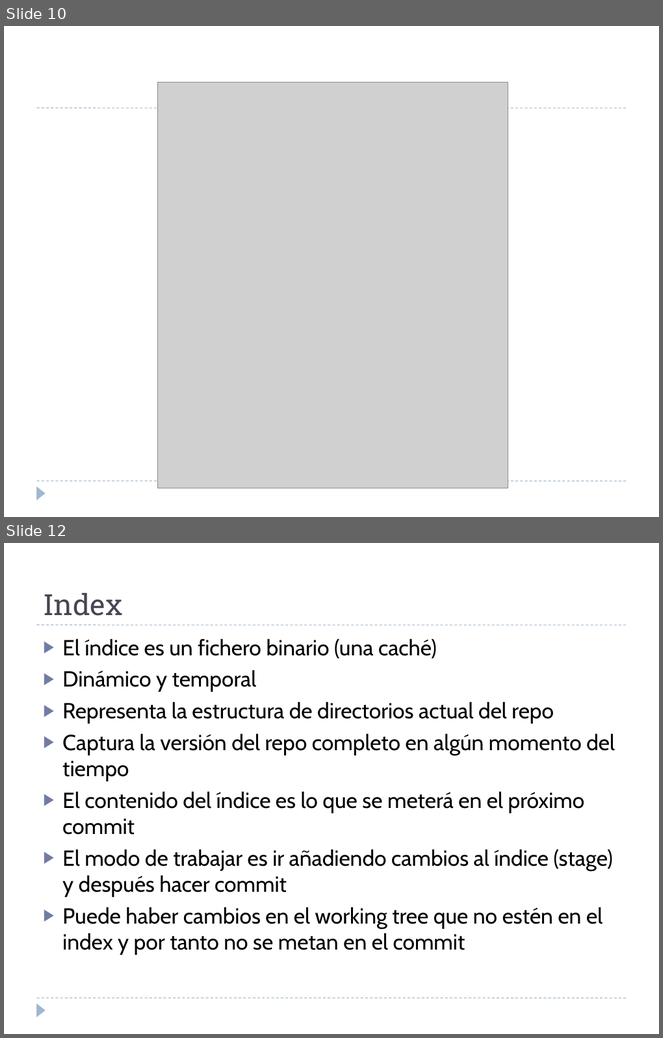
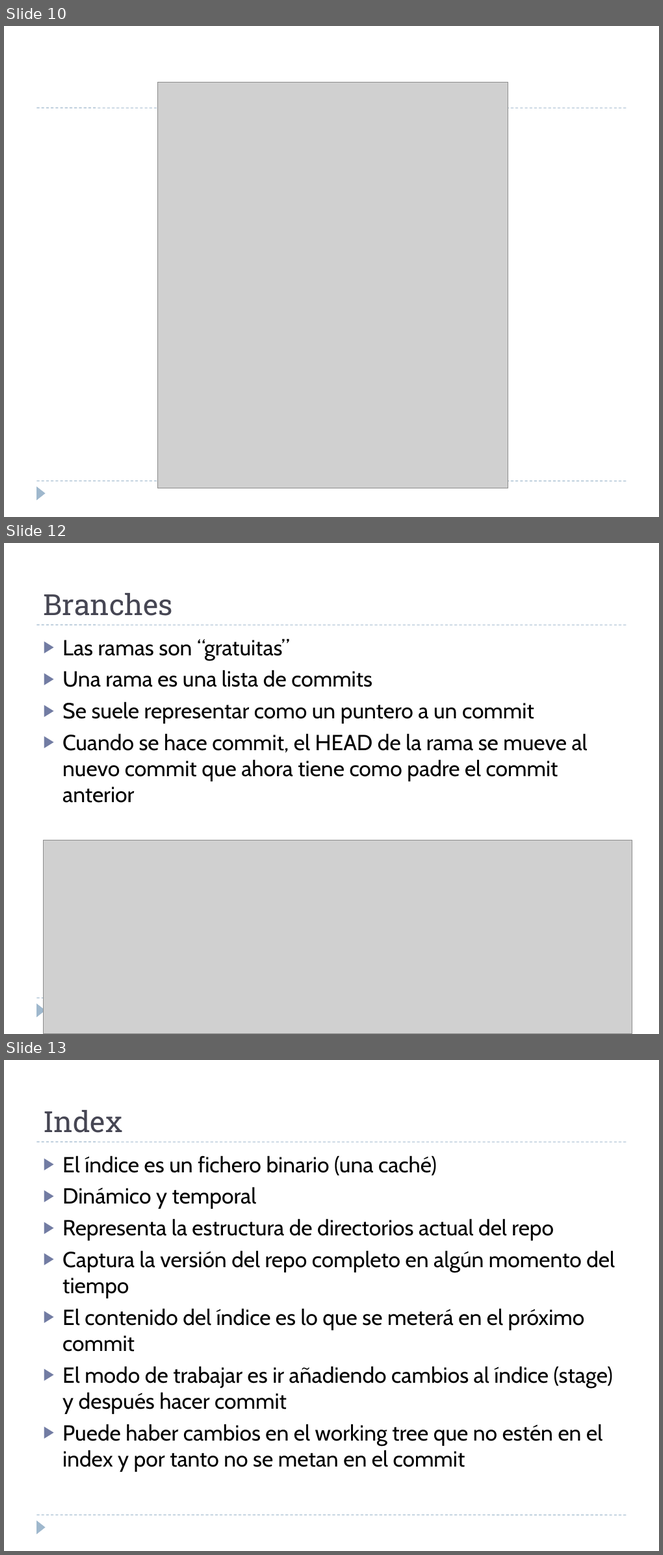
Before and after one commit to martina-if/curso_git, a slide deck: GIT.ppt. Shown one above the other, each under a label of ours: slides 10 and 12 before the commit, slides 10, 12 and 13 after it; the slides between them are not shown. The pictures are 663x1038 and 663x1555 pixels, drawn with LibreOffice and Linux fonts; fonts in the diff are those of the drawing; grey boxes stand for pictures. Boxes give left, top, right and bottom in pixels: in the first picture for what was removed or moved away, otherwise in the second. Text is boxed around its words. In the diff, an @@ line names an element or a change of style, - is before the commit and + after.

```diff
--- a/GIT.ppt
+++ b/GIT.ppt
@@ slide 12 added at [4,543,659,1034], background #FFFFFF; not listed: 3 template elements that a slide beside it also shows @@
@@ text added at [43,593,173,616], 32 pt, text #464653 @@
+Branches
@@ text added at [62,639,588,803], 24 pt, text #000000 @@
+▶ Las ramas son “gratuitas”
+▶ Una rama es una lista de commits
+▶ Se suele representar como un puntero a un commit
+▶ Cuando se hace commit, el HEAD de la rama se mueve al nuevo commit que ahora tiene como padre el commit anterior
@@ picture added at [43,841,633,1034] @@
@@ what was slide 12 is now slide 13 @@
```
Also in this commit, not shown: 3 slides changed, 4 other slides added.
